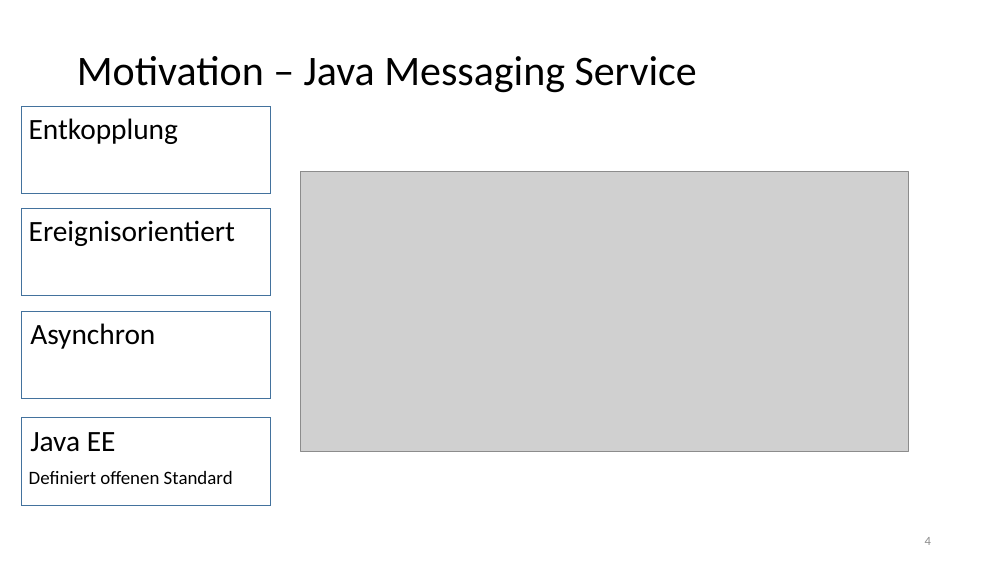
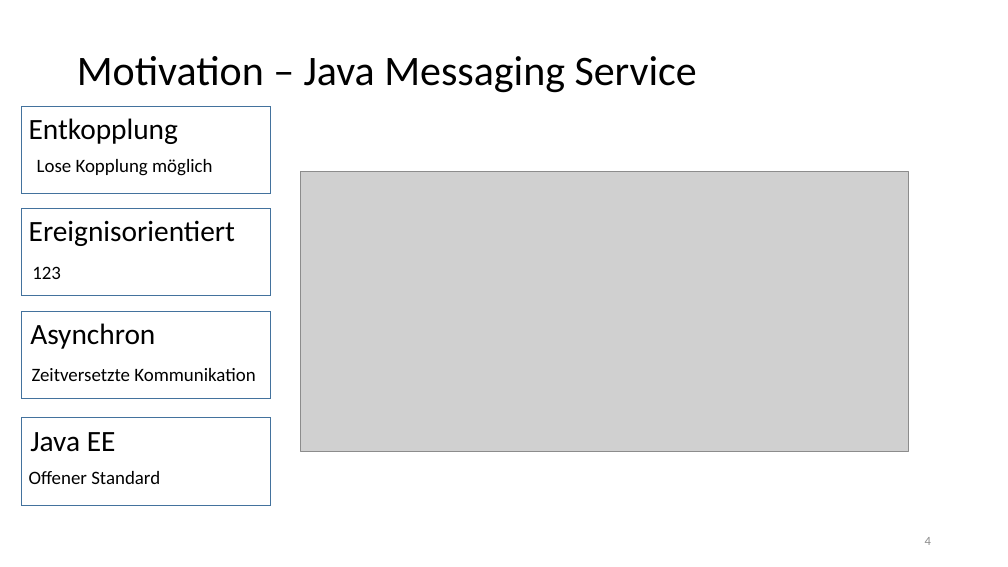
Before and after one commit to chrissike/chatapplication, a slide deck: slide 4 of dokumentation/vortrag.pptx. Drawn at 1008x567 pixels with LibreOffice and Linux fonts; fonts in the diff are those of the drawing; grey boxes stand for pictures; background and template pictures are left out. Boxes give left, top, right and bottom in pixels: in the first picture for what was removed or moved away, otherwise in the second. Text is boxed around its words. In the diff, an @@ line names an element or a change of style, - is before the commit and + after.

```diff
--- a/dokumentation/vortrag.pptx
+++ b/dokumentation/vortrag.pptx
@@ text added at [37, 159, 212, 176], 18 pt, text #000000 @@
+Lose Kopplung möglich
@@ text added at [32, 266, 61, 279], 18 pt, text #000000 @@
+123
@@ text added at [32, 368, 255, 381], 18 pt, text #000000 @@
+Zeitversetzte Kommunikation
@@ text at [29, 471, 160, 484]: text changed @@
-Definiert offenen Standard
+Offener Standard
```
Also in this commit, not shown: 1 other slide changed.
